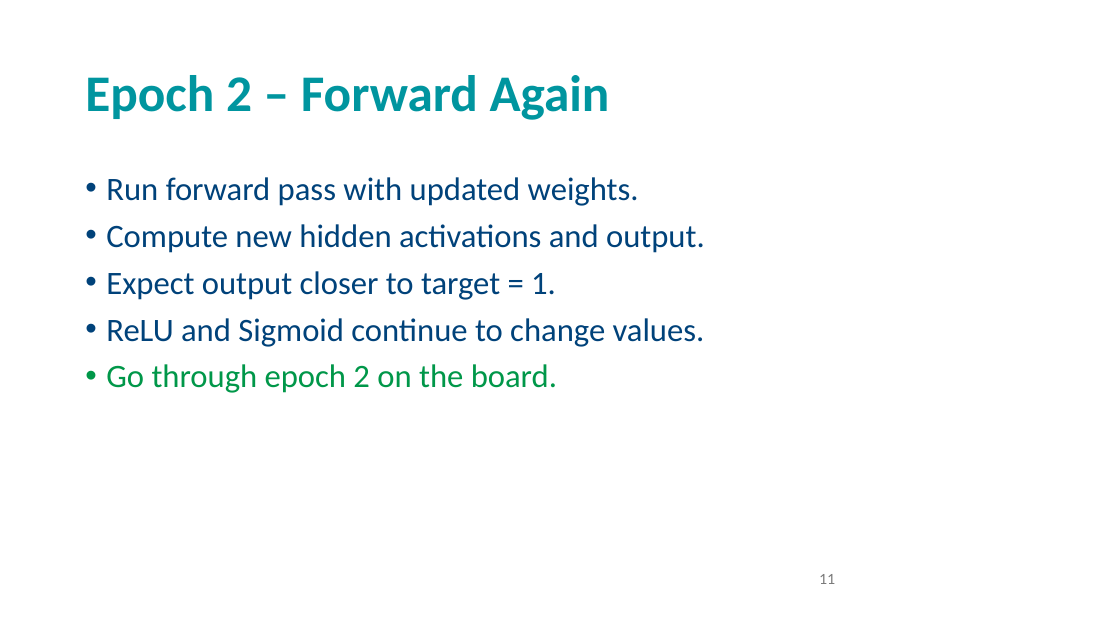
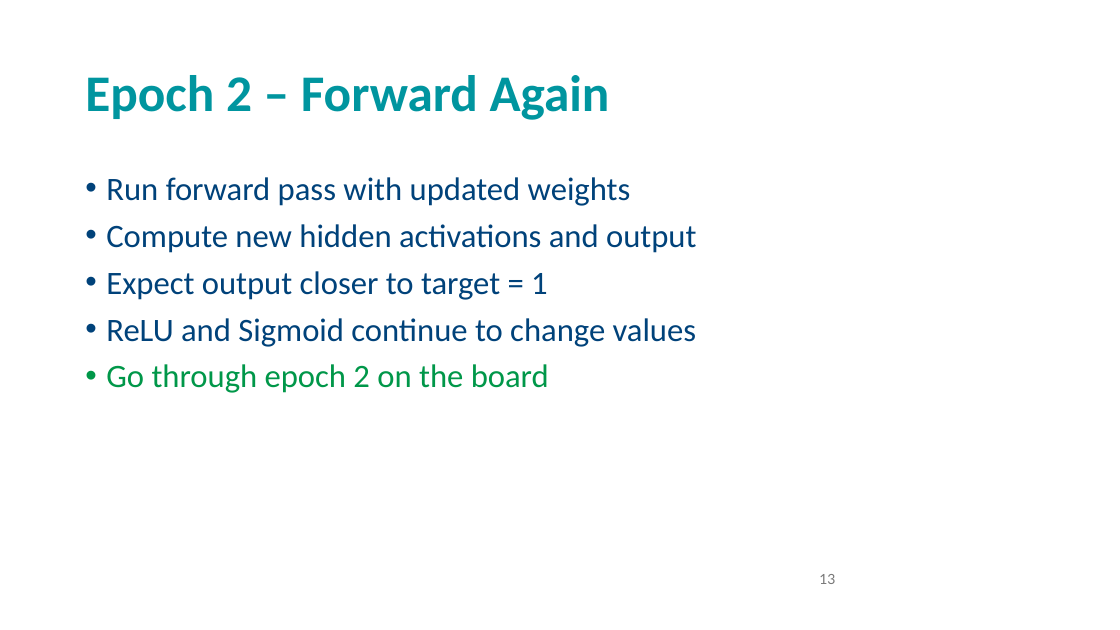
Before and after one commit to andrewcparnell/STAT41130, a slide deck: slide 13 of slides/day 2/D2C1_ANN.pptx (slide 11 before the commit). Drawn at 1120x630 pixels with LibreOffice and Linux fonts; fonts in the diff are those of the drawing; background and template pictures are left out. Boxes give left, top, right and bottom in pixels: in the first picture for what was removed or moved away, otherwise in the second. Text is boxed around its words. In the diff, an @@ line names an element or a change of style, - is before the commit and + after.

```diff
--- a/slides/day 2/D2C1_ANN.pptx
+++ b/slides/day 2/D2C1_ANN.pptx
@@ text at (106,177,697,393): text changed @@
-• Run forward pass with updated weights.
-• Compute new hidden activations and output.
-• Expect output closer to target = 1.
-• ReLU and Sigmoid continue to change values.
-• Go through epoch 2 on the board.
+• Run forward pass with updated weights
+• Compute new hidden activations and output
+• Expect output closer to target = 1
+• ReLU and Sigmoid continue to change values
+• Go through epoch 2 on the board
@@ page number at (819,574,835,584): text changed @@
-11
+13
```
Also in this commit, not shown: 7 other slides changed, 3 slides added, 31 other files.
